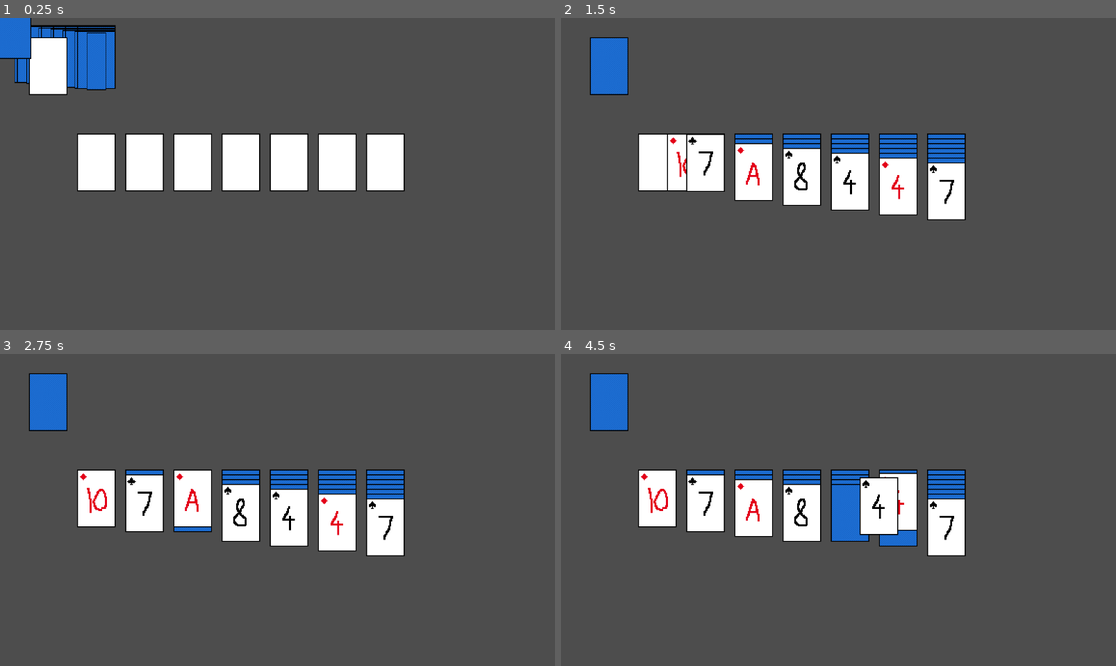
Above: before the commit, frames 1-4 (two rows, left to right).
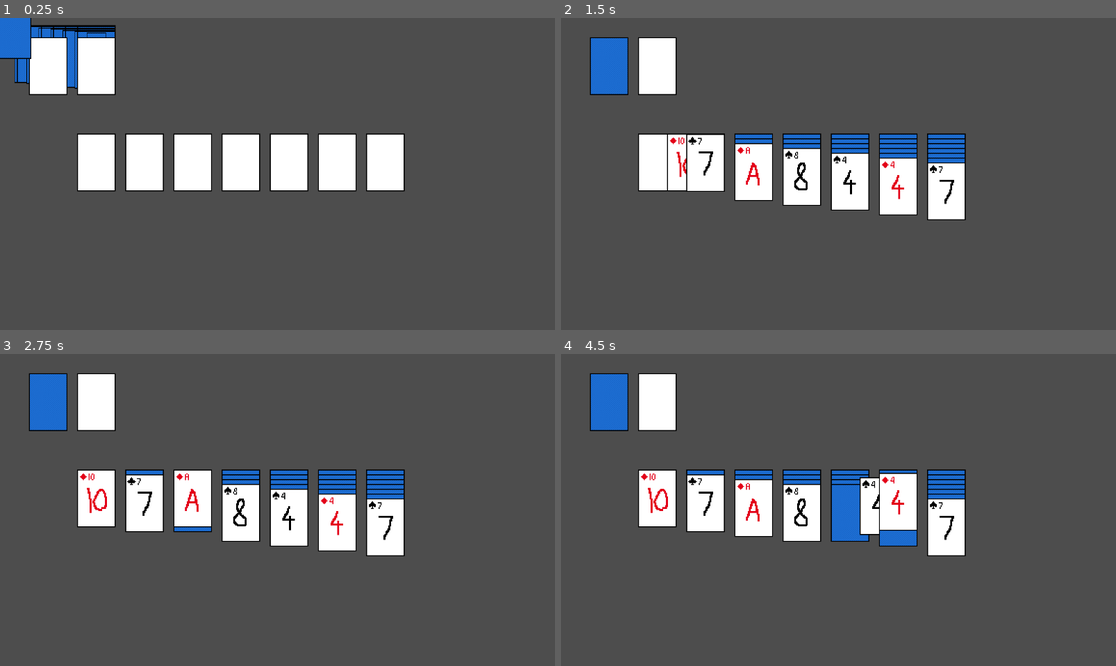
Above: after the commit, the same moments.

Repository: pnkmht135/Solitaire
Game: Godot game, scene res://Game.tscn
Same seed, same stepped clock (60 frames per second), same inputs: the game is played once before the commit and once after it.
Inputs (mouse positions are in pixels of both pictures, inside the frame that each line leads up to):
- Up to frame 1 (0.25 s): no input
- Up to frame 2 (1.5 s): move the mouse to (610, 89) at 0.52 s; press the mouse at (610, 89) at 0.53 s; move the mouse to (705, 161) at 1.27 s; release the mouse at (705, 161) at 1.28 s; click (705, 161) at 1.35 s
- Up to frame 3 (2.75 s): move the mouse to (194, 497) at 2.02 s; press the mouse at (194, 497) at 2.03 s
- Up to frame 4 (4.5 s): tap Enter at 2.75 s; move the mouse to (799, 497) at 2.77 s; release the mouse at (799, 497) at 2.78 s; click (799, 497) at 2.85 s; move the mouse to (849, 497) at 3.52 s; press the mouse at (849, 497) at 3.53 s; tap Space at 4.25 s; move the mouse to (899, 497) at 4.27 s; release the mouse at (899, 497) at 4.28 s; click (899, 497) at 4.35 s

The runs differ from the first frame. In frame 1, 1.2% of the frame differs, in the area x 13-21%, y 6-25%; in frame 2, 1.4%; in frame 3, 1.4%; in frame 4, 1.6%, in the area x 13-69%, y 6-59%.

Commit message:
basic stockpile opening + more tabluea fixes

Diff:
--- a/Game elements/Stockpile.tscn
+++ b/Game elements/Stockpile.tscn
@@ -1,14 +1,46 @@
-[gd_scene load_steps=3 format=3 uid="uid://c0nfdi34vpoh8"]
+[gd_scene load_steps=5 format=3 uid="uid://c0nfdi34vpoh8"]
 
 [ext_resource type="Script" uid="uid://dbifd0cx43uht" path="res://Game elements/stockpile.gd" id="1_e811g"]
 [ext_resource type="Texture2D" uid="uid://cqiyu1ifc04gw" path="res://Sprites/Cards.png" id="2_qa6s2"]
 
+[sub_resource type="RectangleShape2D" id="RectangleShape2D_e811g"]
+size = Vector2(80, 120)
+
+[sub_resource type="RectangleShape2D" id="RectangleShape2D_qa6s2"]
+size = Vector2(40, 60)
+
 [node name="Stockpiile" type="Node2D"]
 script = ExtResource("1_e811g")
 
-[node name="Sprite2D" type="Sprite2D" parent="."]
+[node name="Closed" type="Sprite2D" parent="."]
 scale = Vector2(2, 2)
 texture = ExtResource("2_qa6s2")
 hframes = 13
 vframes = 5
 frame = 53
+
+[node name="Click_Closed" type="Area2D" parent="."]
+collision_layer = 2
+collision_mask = 0
+
+[node name="CollisionShape2D" type="CollisionShape2D" parent="Click_Closed"]
+scale = Vector2(0.75, 0.75)
+shape = SubResource("RectangleShape2D_e811g")
+
+[node name="Opened" type="Sprite2D" parent="."]
+position = Vector2(100, 0)
+scale = Vector2(2, 2)
+texture = ExtResource("2_qa6s2")
+hframes = 13
+vframes = 5
+frame = 53
+
+[node name="Click_Opened" type="Area2D" parent="Opened"]
+collision_layer = 2
+collision_mask = 0
+
+[node name="CollisionShape2D" type="CollisionShape2D" parent="Opened/Click_Opened"]
+scale = Vector2(0.75, 0.75)
+shape = SubResource("RectangleShape2D_qa6s2")
+
+[connection signal="input_event" from="Click_Closed" to="." method="_on_click_closed_input_event"]
--- a/Game elements/card.gd
+++ b/Game elements/card.gd
@@ -13,29 +13,35 @@
 # TODO: have the index of the card in its parent saved in card itself?
 # TODO: recreate + fix bug of card sliding far forward when stacking tabluea
 # TODO: maybe switch to global position for return card to avoid headaches
-# TODO: mayb use a state machine for cards.
+# TODO: maybe use a state machine for cards.
 func _ready() -> void:
 	set_process(false)
 
 func flip_card()->void:
-	# Change cards suit and num for consistancys
+	# Change cards suit and num for consistancy
 	var new_frame=Vector2i(num,sprite_dict.find_key(suit))
 	if not(is_hidden):
 		new_frame=Vector2i(sprite_dict["hidden_column"],sprite_dict[Global.Suit.HIDDEN])
 		is_hidden=true
-		$Click_Box/CollisionShape2D.disabled=true
-		$Click_Box.monitorable=false
-		$Click_Box.monitoring=false
+		disable()
 	else:
 		is_hidden=false
-		$Click_Box/CollisionShape2D.disabled=false
-		$Click_Box.monitorable=true
-		$Click_Box.monitoring=true
+		enable() #TODO: might be a problem for stockpile
 	var tween = create_tween()
 	tween.set_ease(Tween.EASE_IN_OUT)
 	tween.tween_property(sprite, "scale:x", 0, 0.5)
 	tween.tween_property(sprite, "frame_coords", new_frame,0)
 	tween.tween_property(sprite, "scale:x", 1,0.5)
+
+func enable()->void:
+	$Click_Box/CollisionShape2D.disabled=false
+	$Click_Box.monitorable=true
+	$Click_Box.monitoring=true
+
+func disable()->void:
+	$Click_Box/CollisionShape2D.disabled=true
+	$Click_Box.monitorable=false
+	$Click_Box.monitoring=false
 
 func move_to(new_parent:Table_Element)->void:
 	if parent:
--- a/Game elements/stockpile.gd
+++ b/Game elements/stockpile.gd
@@ -4,11 +4,17 @@
 # var num_cards : int = 0 Defined in Table_Element class
 # var cards_stack : Array[Card] = [] Defined in Table_Element class
 # var current_index: int = 0 Defined in Table_Element class
+#@onready var open_pos: Vector2 =Vector2(100,0) #TODO: make this not hardcoded?
+@onready var click_closed: Area2D = $Click_Closed
+@onready var click_opened: Area2D = $Opened/Click_Opened # TODO: might not need, use card hitbox instead!
+var open_offset = Vector2(50,0)
+var step = 3 # TODO: maybe make this non-hardcoded?
 
-# Called when the node enters the scene tree for the first time.
 func initiate(cards : Array[Card]) -> void:
+	current_index=-1 # No cards open currently
 	if not cards.is_empty():
 		cards_stack=cards
+		num_cards=len(cards)
 		for card in cards_stack:
 			card.reparent(self)
 			var tween = create_tween()
@@ -16,8 +22,29 @@
 			tween.tween_property(card,"position",Vector2(0,0),1)
 			card.current_position=position
 
-
-
-# Called every frame. 'delta' is the elapsed time since the previous frame.
-#func _process(delta: float) -> void:
-	#pass
+func _on_click_closed_input_event(_viewport: Node, event: InputEvent, _shape_idx: int) -> void:
+	if event.is_action_pressed("Click"):
+		print("Revealing stock yay")
+		var new_index: int
+		if current_index<num_cards-3:# num_card-> last_index+1
+			new_index=current_index+3
+		else:
+			new_index=num_cards-1
+		print("Test 1")
+		#TODO: insert func to make all currently open cards fall in line
+		var revealed: Array[Card] = cards_stack.slice(current_index+1,new_index+1)
+		var shift = Vector2(0,0)
+		print("Test 2 ",revealed)
+		print(current_index,new_index)
+		#TODO: Make sure topmost element in array->bottom most in opened
+		for card in revealed:
+			print("bruh")
+			card.reparent(click_opened) #TODO: might be messy beware
+			var tween = create_tween()
+			tween.set_ease(Tween.EASE_IN_OUT)
+			tween.tween_property(card,"position",shift,0.5)
+			shift+=open_offset
+			card.move_to_front()
+			card.flip_card()
+			card.disable()
+		current_index=new_index
--- a/Game elements/tableau.gd
+++ b/Game elements/tableau.gd
@@ -19,6 +19,7 @@
 		current_index=-1
 		var current_offset= 0
 		num_cards=len(cards_stack)
+		#print(self.name,num_cards)
 		for card in cards_stack:
 			card.reparent(self)
 			card.parent=self
@@ -34,7 +35,7 @@
 		area.move_to_front()
 		cards_stack[-1].flip_card()
 
-func _process(delta: float) -> void:
+func _process(_delta: float) -> void:
 	# TODO: manage this nesting!!!
 	if card_to_add != null:
 		if Input.is_action_just_released("Click"):
@@ -59,9 +60,10 @@
 	#TODO: handle open card spacing when moving area
 	card.in_hand=false
 	#card.reparent(self)
-
 	#card.position=Vector2(0,offset*num_cards)
+	print(card.num," adding, stack has ",num_cards)
 	if num_cards>0:
+		print("adding to a non-empty stack")
 		var topcard= cards_stack[-1]
 		area.position=Vector2(0,offset*num_cards)
 		topcard.make_clickbox_stacksized()
@@ -75,9 +77,9 @@
 		card.reparent(self)
 		card.position=Vector2(0,0)
 		card.current_position=card.position
-	num_cards+=len(card.get_children())
+	num_cards+=len(card.get_children().filter(func(n):return n is Card))+1
 	cards_stack.append(card)
-	for child in card.get_children():
+	for child in card.get_children().filter(func(n):return n is Card):
 		cards_stack.append(child)
 
 func remove_card(card:Card,index:int)->void:
@@ -89,7 +91,8 @@
 		## TODO:this is confusing me, not pushing or printing error??
 		#print("Can only remove card from the end of Tabluea")
 		#push_error("Can only remove card from the end of Tabluea for now.")
-	var remove_stack=card.get_children()
+	var remove_stack=card.get_children().filter(func(n):return n is Card)
+	print(len(remove_stack)," number of children")
 	cards_stack.erase(card)
 	num_cards-=1
 	for child in remove_stack:
@@ -99,9 +102,10 @@
 		num_cards=0
 		area.position=Vector2(0,0)
 	else:
-		area.position=Vector2(0,offset*(num_cards)) #TODO: -1?
+		area.position=Vector2(0,offset*(num_cards-1)) #TODO: -1 or not?
 	if not(cards_stack.is_empty()):
 		var topcard = cards_stack[-1]
+		print(topcard.num," Is revealed? ",topcard.is_hidden) #TODO:sometimes not flipped whn should
 		if topcard.is_hidden:
 			#TODO: sometimes not being called
 			print("Card revealed.")
@@ -117,7 +121,7 @@
 	card_to_add = card_area.get_parent()
 	set_process(true)
 
-func _on_click_area_area_exited(card_area: Area2D) -> void:
+func _on_click_area_area_exited(_card_area: Area2D) -> void:
 	# might need if statement
 	card_to_add = null
 	set_process(false)
--- a/game.gd
+++ b/game.gd
@@ -38,7 +38,3 @@
 	tableau_6.initiate(Deck.slice(15,21))
 	tableau_7.initiate(Deck.slice(21,28))
 	stockpile.initiate(Deck.slice(28,53))
-
-# Called every frame. 'delta' is the elapsed time since the previous frame.
-#func _process(delta: float) -> void:
-	#pass
Binary file changed: Sprites/Cards.png
Not shown, changed: Sprites/Cards.kra
Not shown, added: Sprites/Cards.kra~
Not shown, added: Sprites/Cards.png~
